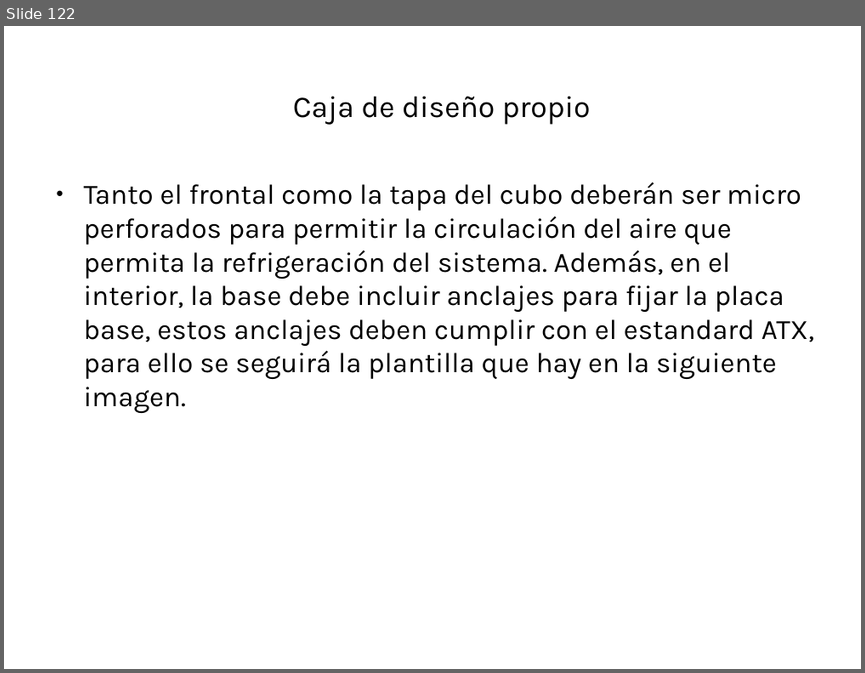
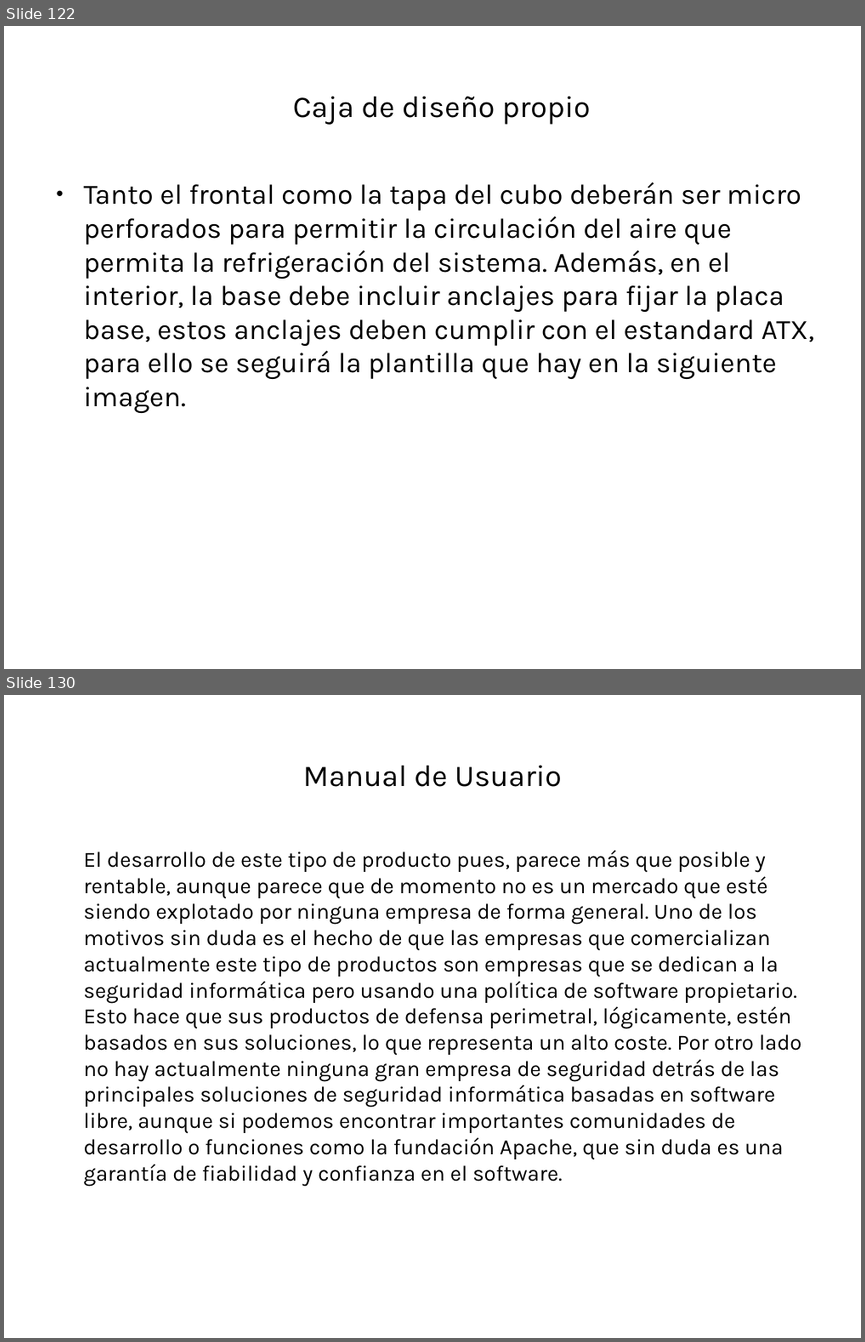
Before and after one commit to robertord/Ecoraee, a slide deck: Presentaciones/PresentacionApliance.odp. Shown one above the other, each under a label of ours: slide 122 before the commit, slides 122 and 130 after it; the slides between them are not shown. The pictures are 865x673 and 865x1342 pixels, drawn with LibreOffice and Linux fonts; fonts in the diff are those of the drawing; background and template pictures are left out. Boxes give left, top, right and bottom in pixels: in the first picture for what was removed or moved away, otherwise in the second. Text is boxed around its words. In the diff, an @@ line names an element or a change of style, - is before the commit and + after.

```diff
--- a/Presentaciones/PresentacionApliance.odp
+++ b/Presentaciones/PresentacionApliance.odp
@@ slide 130 added at [4,695,861,1338], background #FFFFFF @@
@@ title added at [303,765,562,787], 28 pt, text #000000 @@
+Manual de Usuario
@@ text added at [84,850,801,1185], 20.1 pt, text #000000 @@
+El desarrollo de este tipo de producto pues, parece más que posible y rentable, aunque parece que de momento no es un mercado que esté siendo explotado por ninguna empresa de forma general. Uno de los motivos sin duda es el hecho de que las empresas que comercializan actualmente este tipo de productos son empresas que se dedican a la seguridad informática pero usando una política de software propietario. Esto hace que sus productos de defensa perimetral, lógicamente, estén basados en sus soluciones, lo que representa un alto coste. Por otro lado no hay actualmente ninguna gran empresa de seguridad detrás de las principales soluciones de seguridad informática basadas en software libre, aunque si podemos encontrar importantes comunidades de desarrollo o funciones como la fundación Apache, que sin duda es una garantía de fiabilidad y confianza en el software.
```
Also in this commit, not shown: 1 slide changed, 46 other slides added, 1 other file.
